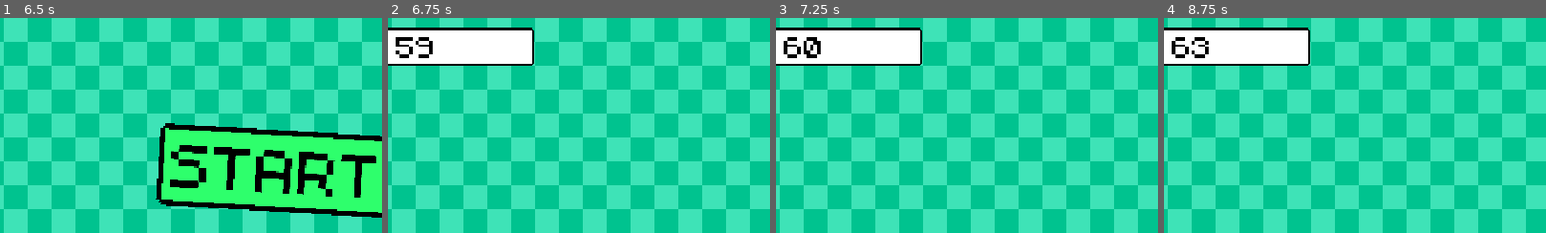
Above: before the commit, frames 1-4 (left to right).
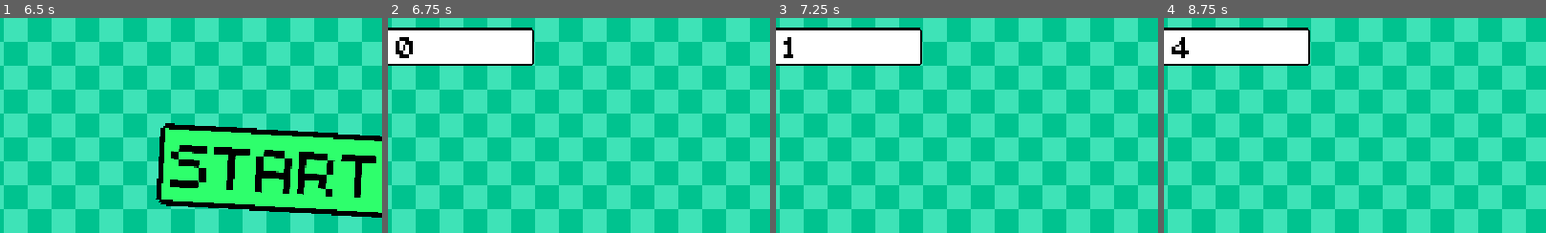
Above: after the commit, the same moments.

Repository: KyleTiley/PlayfulAnarchy
Game: Godot game, scene res://main.tscn
Same seed, same stepped clock (60 frames per second), same inputs: the game is played once before the commit and once after it.
Inputs (mouse positions are % of the whole screen's width and height, from its top left):
- Up to frame 1 (6.5 s): click "START RIOT" at 0.5 s; move the mouse to (45, 70) at 1.27 s; hold W (up_input) 1.28-2.78 s; move the mouse to (80, 65) at 2.02 s; move the mouse to (20, 35) at 2.77 s; hold A (left_input) 2.78-4.28 s; move the mouse to (55, 50) at 3.52 s; move the mouse to (35, 25) at 4.27 s; hold S (down_input) 4.28-5.03 s; move the mouse to (72, 45) at 5.02 s; hold D (right_input) 5.03-5.75 s; click "RIOT AGAIN?" at 5.75 s
- Up to frame 2 (6.75 s): click "START RIOT" at 6.5 s
- Up to frame 3 (7.25 s): no input
- Up to frame 4 (8.75 s): move the mouse to (30, 55) at 7.27 s; hold W (up_input) 7.28-8.03 s; move the mouse to (60, 28) at 8.02 s; hold D (right_input) from 8.03 s (still down)
The pictures show only the part of the screen within x 3-53%, y 0-50%; the shares and areas given below are measured in that part.

Frame 1 is identical in both runs. In frame 2, 0.3% of the frame differs, in the area x 2-12%, y 8-19%; in frame 3, 0.5%; in frame 4, 0.4%.

Commit message:
score fixed

Diff:
--- a/Enemies/Cop.gd
+++ b/Enemies/Cop.gd
@@ -20,7 +20,7 @@
 	if area.get_parent().name == "Guitar":
 		knock_back(area)
 		$Area2D/CollisionShape2D.set_deferred("disabled", true)
-		Game.score += 10
+		Global.score += 10
 		await get_tree().create_timer(0.3).timeout
 		self.queue_free()
 	if area.get_parent().name == "Skateboard":
--- a/Enemies/RiotCop.gd
+++ b/Enemies/RiotCop.gd
@@ -25,7 +25,7 @@
 			return
 		knock_back(area)
 		$Area2D/CollisionShape2D.set_deferred("disabled", true)
-		Game.score += 50
+		Global.score += 50
 		await get_tree().create_timer(0.3).timeout
 		self.queue_free()
 	if area.get_parent().name == "Skateboard":
--- a/Game.gd
+++ b/Game.gd
@@ -1,6 +1,4 @@
 extends Node2D
-
-var score = 0
 
 signal StartGame
 signal EndGame
@@ -19,3 +17,4 @@
 
 func _on_try_again_pressed():
 	restart_game()
+	Global.score = 0
--- a/GameUI.gd
+++ b/GameUI.gd
@@ -1,10 +1,10 @@
 extends Control
 
 func _ready():
-	$Score/Label.text = str(Game.score)
+	$Score/Label.text = str(Global.score)
 
 func _process(_delta):
-	$Score/Label.text = str(Game.score)
+	$Score/Label.text = str(Global.score)
 
 func _on_game_end_game(cause_of_death):
 	$GameOver.show()
--- a/Player/Player.gd
+++ b/Player/Player.gd
@@ -13,7 +13,7 @@
 	player_movement(delta)
 	count += delta
 	if count > 0.5:
-		Game.score += 1
+		Global.score += 1
 		count = 0
 
 func player_movement(_delta):
--- /dev/null
+++ b/global.gd
@@ -0,0 +1,3 @@
+extends Node
+
+var score = 0
--- a/project.godot
+++ b/project.godot
@@ -17,7 +17,7 @@
 
 [autoload]
 
-Game="*res://Game.gd"
+Global="*res://global.gd"
 
 [display]
 
